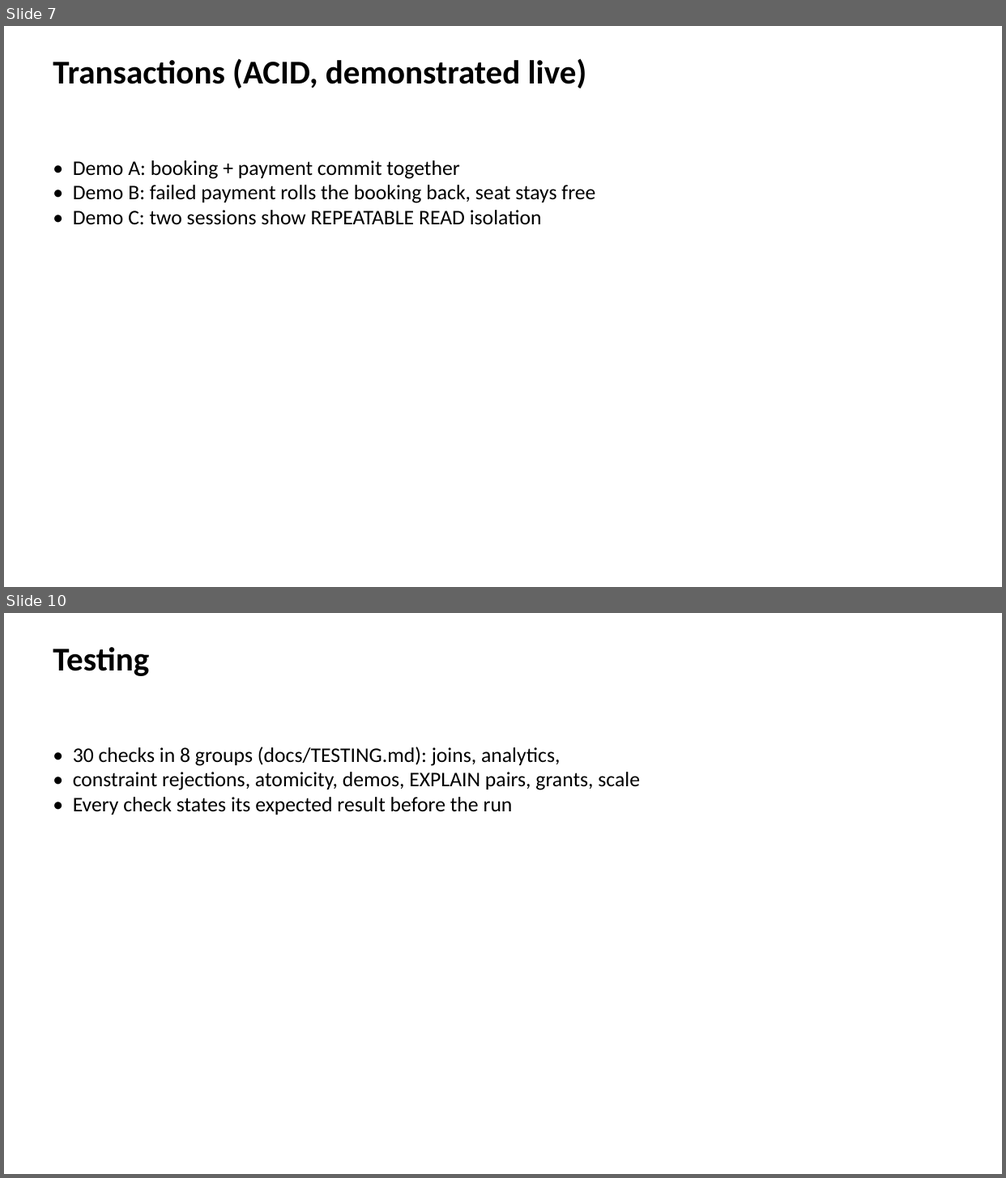
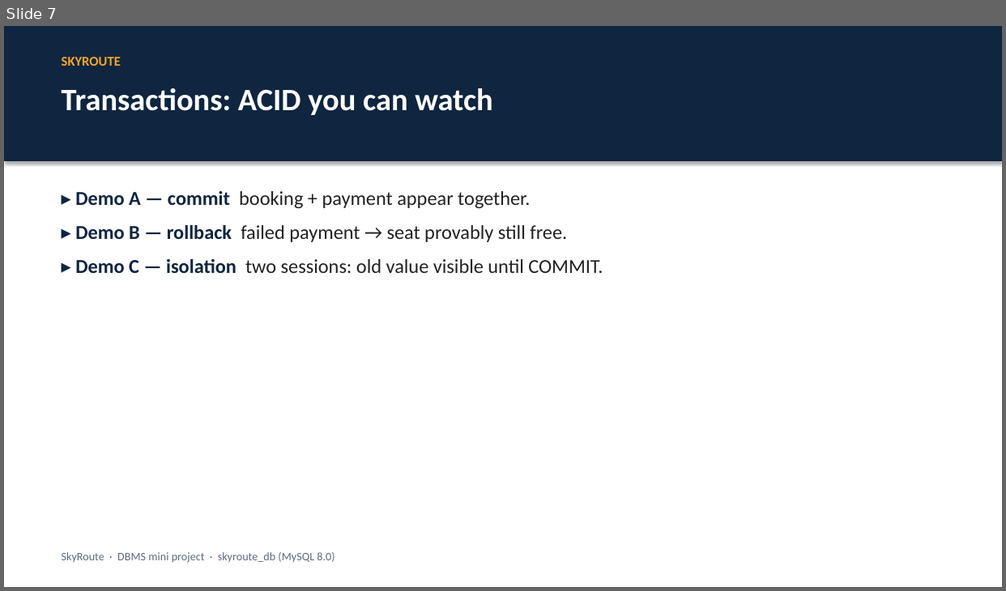
Before and after one commit to Bhaskar-1818/skyroute-dbms-python, a slide deck: dbms/docs/SkyRoute_Slides.pptx. Shown one above the other, each under a label of ours: slides 7 and 10 before the commit, slide 7 after it; the slides between them are not shown. The pictures are 1006x1178 and 1006x591 pixels, drawn with LibreOffice and Linux fonts; fonts in the diff are those of the drawing. Boxes give left, top, right and bottom in pixels: in the first picture for what was removed or moved away, otherwise in the second. Text is boxed around its words. In the diff, an @@ line names an element or a change of style, - is before the commit and + after.

```diff
--- a/dbms/docs/SkyRoute_Slides.pptx
+++ b/dbms/docs/SkyRoute_Slides.pptx
@@ slide 10 removed at (4,613,1002,1174), background #FFFFFF @@
@@ text removed at (53,647,149,676) @@
-Testing
@@ text removed at (73,747,640,815) @@
-• 30 checks in 8 groups (docs/TESTING.md): joins, analytics,
-• constraint rejections, atomicity, demos, EXPLAIN pairs, grants, scale
-• Every check states its expected result before the run
@@ slide 7 changed as well @@
@@ rectangle added at (4,26,1002,161), fill #0F2540 @@
@@ text added at (62,57,121,66), 13 pt, text #F5A623, bold @@
+SKYROUTE
@@ text at (62,88,492,115): text changed; size 32 to 30 pt; text colour #000000 to #FFFFFF @@
-Transactions (ACID, demonstrated live)
+Transactions: ACID you can watch
@@ text at (75,191,603,273): text changed; size 20 to 19 pt; text colour #000000 to #222222 @@
-• Demo A: booking + payment commit together
-• Demo B: failed payment rolls the booking back, seat stays free
-• Demo C: two sessions show REPEATABLE READ isolation
+▸ Demo A — commit booking + payment appear together.
+▸ Demo B — rollback failed payment → seat provably still free.
+▸ Demo C — isolation two sessions: old value visible until COMMIT.
@@ text added at (62,552,334,563), 11 pt, text #5B6B7F @@
+SkyRoute · DBMS mini project · skyroute_db (MySQL 8.0)
```
Also in this commit, not shown: 10 slides added, 9 other slides removed, 16 other files.
